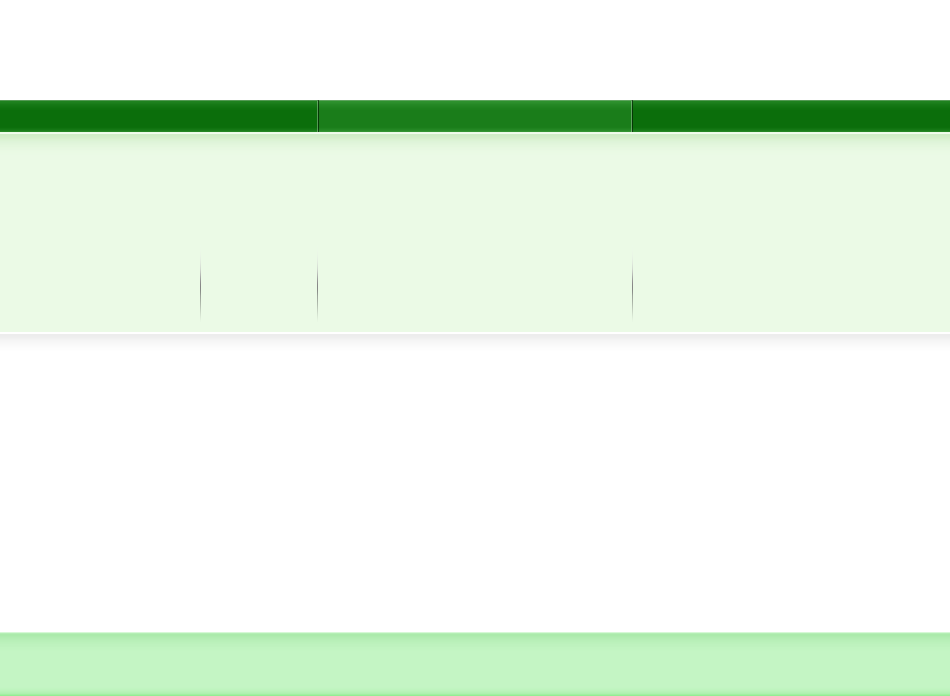
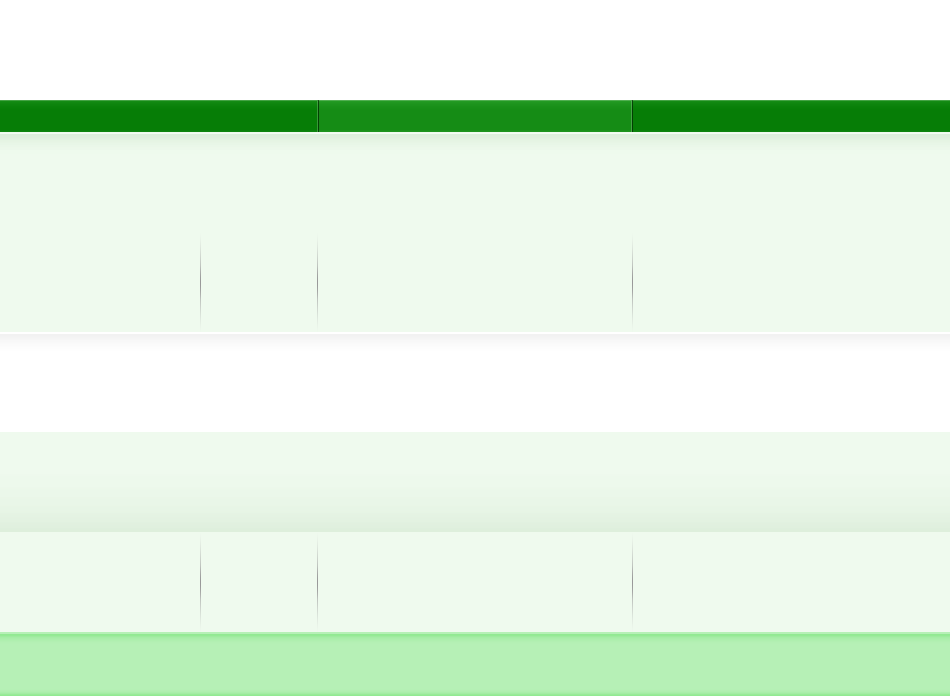
Layer changes from the first 950×696 image to the second:
painted on "navbar button" over [0, 100, 950, 132]
painted on "navbar" over [0, 100, 950, 132]
painted on "header widgets" over [0, 132, 950, 232]
painted on "header boxes" over [0, 232, 950, 332]
renamed "footer stroke" to "footer widgets shadow", blend screen → normal, moved it above "footer widgets", painted on it over [0, 632, 950, 633]
painted on "footer widgets" over [0, 432, 950, 532]
painted on "footer boxes" over [0, 532, 950, 632]
painted on "footer" over [0, 632, 950, 696]
